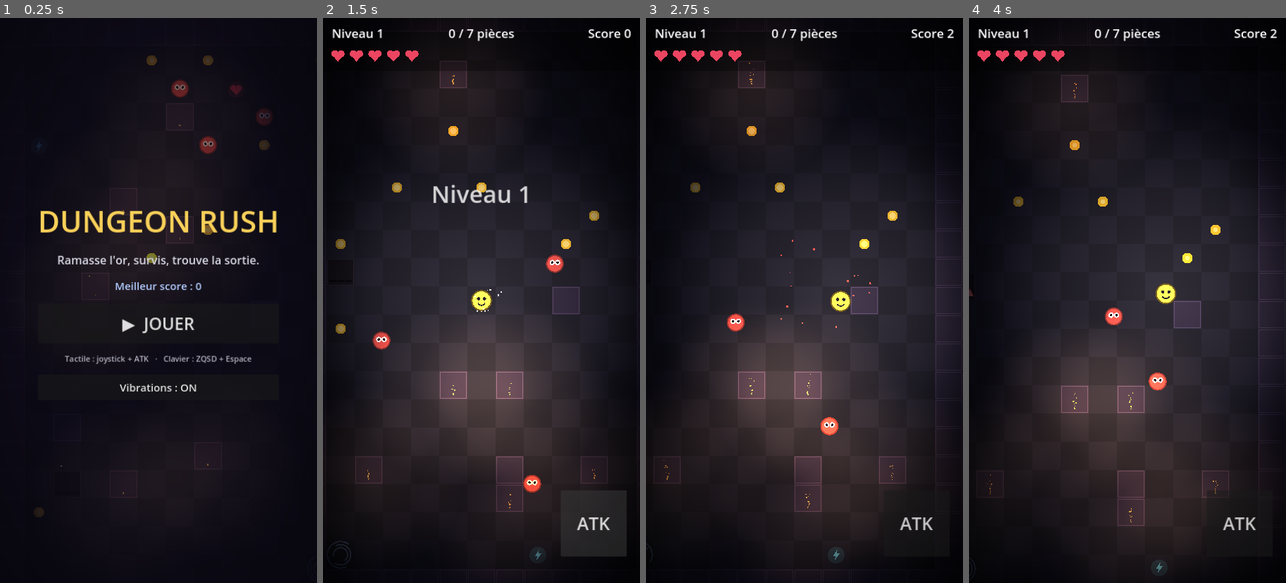
Above: before the commit, frames 1-4 (left to right).
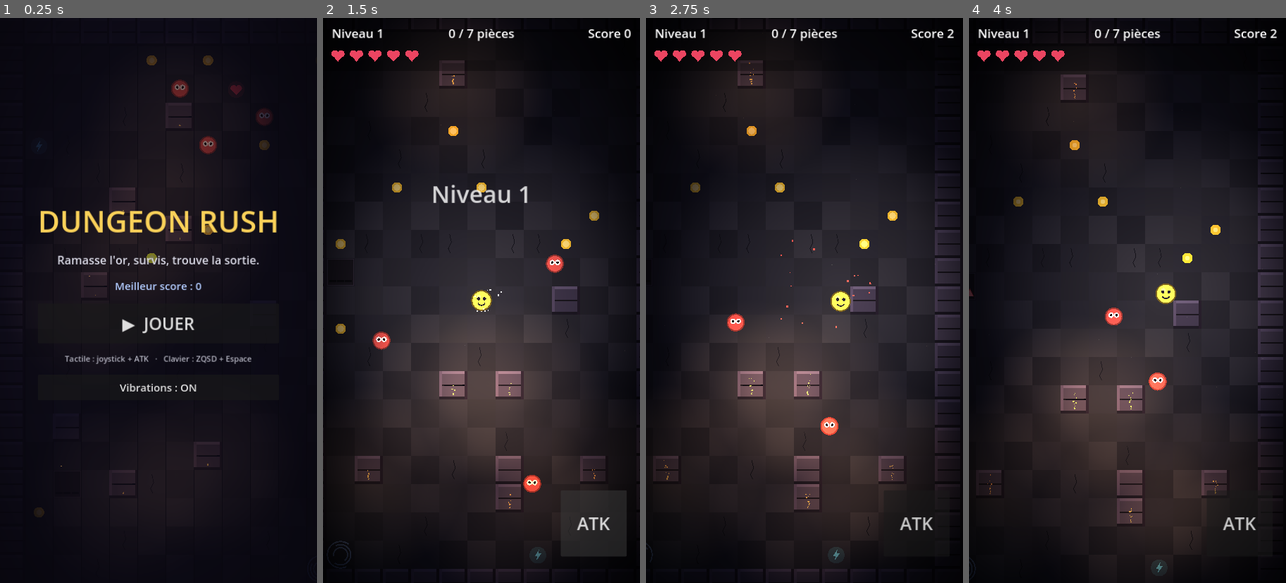
Above: after the commit, the same moments.

Repository: keerigan/godot-dungeon
Game: Godot game, scene res://scenes/Main.tscn
Same seed, same stepped clock (60 frames per second), same inputs: the game is played once before the commit and once after it.
Inputs (mouse positions are in pixels of both pictures, inside the frame that each line leads up to):
- Up to frame 1 (0.25 s): no input
- Up to frame 2 (1.5 s): click "▶ JOUER" at 0.5 s; click "ATK" at 1.25 s
- Up to frame 3 (2.75 s): move the mouse to (874, 272) at 2.02 s; hold D from 2.03 s (still down); click (874, 272) at 2.17 s; tap Space at 2.27 s
- Up to frame 4 (4 s): release D at 2.75 s; drag from (1064, 328) to (1187, 244) at 2.77 s; move the mouse to (1159, 176) at 3.52 s; hold D from 3.53 s (still down)

The runs differ from the first frame. In frame 1, 0.1% of the frame differs, in the area x 25-70%, y 19-85%; in frame 2, 0.9%; in frame 3, 1.3%, in the area x 2-100%, y 7-99%; in frame 4, 1.3%.

Commit message:
Habillage néon vectoriel : pierre en relief, poussières, héros expressif
- Sol en dalles de pierre variées avec joints et fêlures naturelles
- Murs en blocs biseautés (relief 3D) avec joint de briques
- Poussières d'ambiance flottantes captées par la lumière
- Héros : reflet brillant et clignement d'yeux périodique

Rendu 100% code, aucun asset. Validé via import + exécution headless.

Co-Authored-By: Claude Opus 4.8 <noreply@anthropic.com>
Claude-Session: https://claude.ai/code/session_01WATrZWmuEbz921xMfBvaBQ

Diff:
--- a/scripts/Game.gd
+++ b/scripts/Game.gd
@@ -130,6 +130,7 @@
 	_generate_walls()
 	_build_wall_bodies()
 	_place_torches()
+	_place_ambient_dust()
 
 	player.global_position = _cell_to_world(SPAWN_CELL.x, SPAWN_CELL.y)
 	player.reset()
@@ -390,6 +391,26 @@
 		_decor.append(em)
 
 
+func _place_ambient_dust() -> void:
+	var dust := CPUParticles2D.new()
+	dust.position = Vector2(MAP_W * 0.5, MAP_H * 0.5)
+	dust.amount = 40
+	dust.lifetime = 6.5
+	dust.emitting = true
+	dust.emission_shape = CPUParticles2D.EMISSION_SHAPE_RECTANGLE
+	dust.emission_rect_extents = Vector2(MAP_W * 0.5, MAP_H * 0.5)
+	dust.direction = Vector2(0.3, -1)
+	dust.spread = 40.0
+	dust.gravity = Vector2(3, -5)
+	dust.initial_velocity_min = 3.0
+	dust.initial_velocity_max = 11.0
+	dust.scale_amount_min = 1.0
+	dust.scale_amount_max = 2.2
+	dust.color = Color(1.0, 0.92, 0.75, 0.14)
+	add_child(dust)
+	_decor.append(dust)
+
+
 func _animate_torches() -> void:
 	for i in _torches.size():
 		var lt: PointLight2D = _torches[i]
@@ -553,13 +574,55 @@
 		return
 	for y in ROWS:
 		for x in COLS:
-			var r := Rect2(x * TILE, y * TILE, TILE, TILE)
 			if walls[y][x]:
-				draw_rect(r, Color(0.19, 0.17, 0.25))
-				draw_rect(r.grow(-2.0), Color(0.30, 0.26, 0.38), false, 2.0)
+				_draw_wall(x, y)
 			else:
-				var dark := (x + y) % 2 == 0
-				draw_rect(r, Color(0.13, 0.13, 0.17) if dark else Color(0.15, 0.15, 0.20))
+				_draw_floor(x, y)
+
+
+## Petit bruit déterministe et stable par cellule (0..1).
+func _hash01(a: int, b: int) -> float:
+	var v := sin(a * 12.9898 + b * 78.233) * 43758.5453
+	return v - floor(v)
+
+
+func _draw_floor(x: int, y: int) -> void:
+	var r := Rect2(x * TILE, y * TILE, TILE, TILE)
+	var n := _hash01(x, y)
+	# Damier de pierre légèrement varié
+	var base := Color(0.115, 0.115, 0.15) if (x + y) % 2 == 0 else Color(0.135, 0.135, 0.175)
+	base = base.lightened(n * 0.05)
+	draw_rect(r, base)
+	# Joints (rainures) sombres
+	draw_rect(r, Color(0.06, 0.06, 0.085), false, 1.0)
+	# Fissure verticale occasionnelle (rare, en zigzag)
+	if _hash01(x * 3 + 1, y * 7 + 2) > 0.93:
+		var sx := r.position.x + TILE * (0.35 + n * 0.3)
+		var top := r.position.y + TILE * 0.16
+		var col := Color(0.07, 0.07, 0.1)
+		draw_polyline(PackedVector2Array([
+			Vector2(sx, top),
+			Vector2(sx + 4.0, top + TILE * 0.28),
+			Vector2(sx - 3.0, top + TILE * 0.5),
+			Vector2(sx + 2.0, top + TILE * 0.66),
+		]), col, 1.5)
+
+
+func _draw_wall(x: int, y: int) -> void:
+	var px := x * TILE
+	var py := y * TILE
+	var r := Rect2(px, py, TILE, TILE)
+	var n := _hash01(x, y)
+	# Face du bloc
+	draw_rect(r, Color(0.21, 0.19, 0.27).lightened(n * 0.05))
+	# Biseau clair (haut + gauche) et ombre (bas + droite) => relief
+	draw_rect(Rect2(px, py, TILE, 6), Color(0.32, 0.29, 0.40))
+	draw_rect(Rect2(px, py, 6, TILE), Color(0.28, 0.25, 0.35))
+	draw_rect(Rect2(px, py + TILE - 6, TILE, 6), Color(0.10, 0.09, 0.13))
+	draw_rect(Rect2(px + TILE - 6, py, 6, TILE), Color(0.12, 0.10, 0.15))
+	# Joint de briques au milieu
+	draw_line(Vector2(px + 6, py + TILE * 0.5), Vector2(px + TILE - 6, py + TILE * 0.5),
+		Color(0.09, 0.08, 0.11), 2.0)
 
 
 # ---------------------------------------------------------------------------
--- a/scripts/Player.gd
+++ b/scripts/Player.gd
@@ -25,6 +25,8 @@
 var attack_anim := 0.0                   ## Temps restant de l'effet visuel
 var speed_boost := 0.0                    ## Temps restant du bonus de vitesse
 var _bob := 0.0                           ## Animation de balancement
+var _blink := 0.0                         ## Temps restant d'un clignement
+var _blink_cd := 3.0                      ## Délai avant le prochain clignement
 
 func _ready() -> void:
 	collision_layer = 2   # Le joueur est sur la "couche 2"
@@ -68,6 +70,13 @@
 		attack_anim -= delta
 	if speed_boost > 0.0:
 		speed_boost -= delta
+	# Clignement d'yeux périodique
+	_blink_cd -= delta
+	if _blink_cd <= 0.0:
+		_blink = 0.12
+		_blink_cd = randf_range(2.5, 4.8)
+	if _blink > 0.0:
+		_blink -= delta
 	# Toujours redessiner : garantit le retour à l'état normal après le
 	# clignotement d'invincibilité / l'effet de coup.
 	queue_redraw()
@@ -132,8 +141,15 @@
 	var c := Vector2(0, sin(_bob) * 2.0)   # léger balancement
 	draw_circle(c, RADIUS, Color(0.95, 0.85, 0.30))
 	draw_arc(c, RADIUS, 0.0, TAU, 32, Color(0.35, 0.30, 0.10), 3.0)
-	# Yeux
-	draw_circle(c + Vector2(-7, -4), 3.5, Color(0.12, 0.10, 0.15))
-	draw_circle(c + Vector2(7, -4), 3.5, Color(0.12, 0.10, 0.15))
+	# Reflet doux
+	draw_circle(c + Vector2(-6, -8), 5.0, Color(1.0, 0.96, 0.7, 0.5))
+	# Yeux (fermés pendant le clignement)
+	var eye_col := Color(0.12, 0.10, 0.15)
+	if _blink > 0.0:
+		draw_line(c + Vector2(-11, -4), c + Vector2(-3, -4), eye_col, 2.5)
+		draw_line(c + Vector2(3, -4), c + Vector2(11, -4), eye_col, 2.5)
+	else:
+		draw_circle(c + Vector2(-7, -4), 3.5, eye_col)
+		draw_circle(c + Vector2(7, -4), 3.5, eye_col)
 	# Sourire
-	draw_arc(c + Vector2(0, 2), 9.0, 0.15 * PI, 0.85 * PI, 12, Color(0.12, 0.10, 0.15), 2.5)
+	draw_arc(c + Vector2(0, 2), 9.0, 0.15 * PI, 0.85 * PI, 12, eye_col, 2.5)
